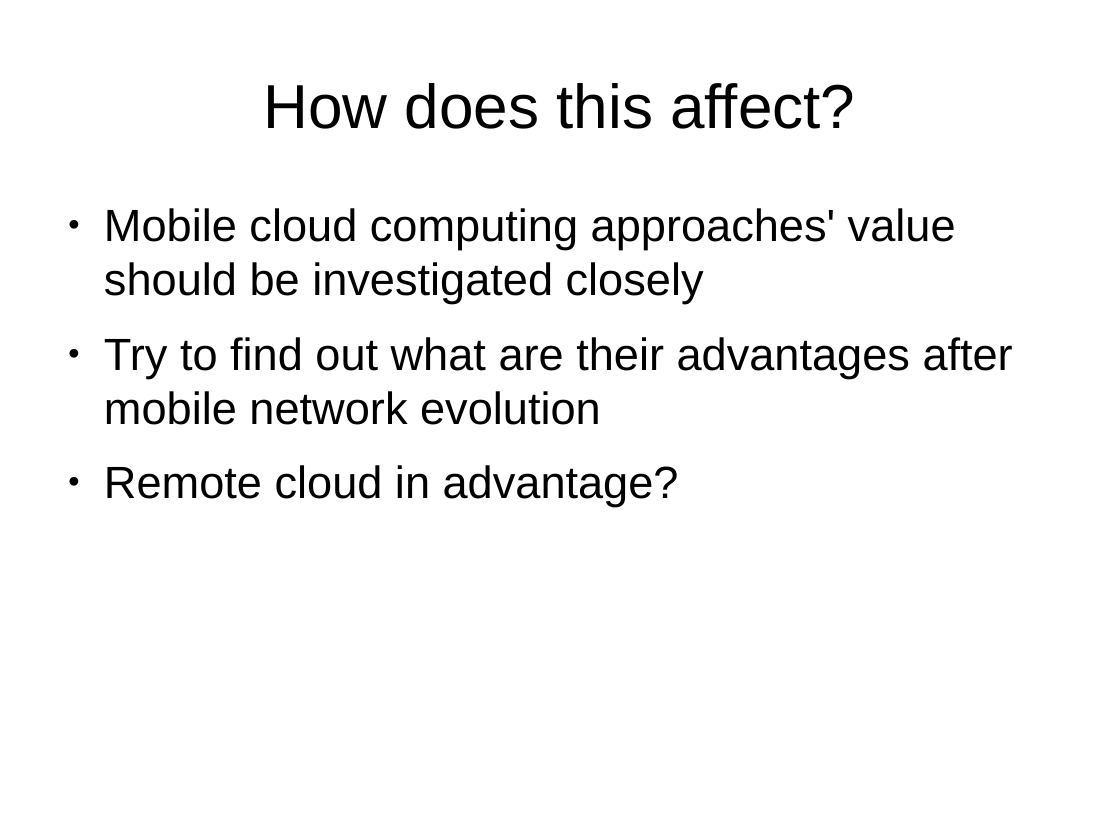
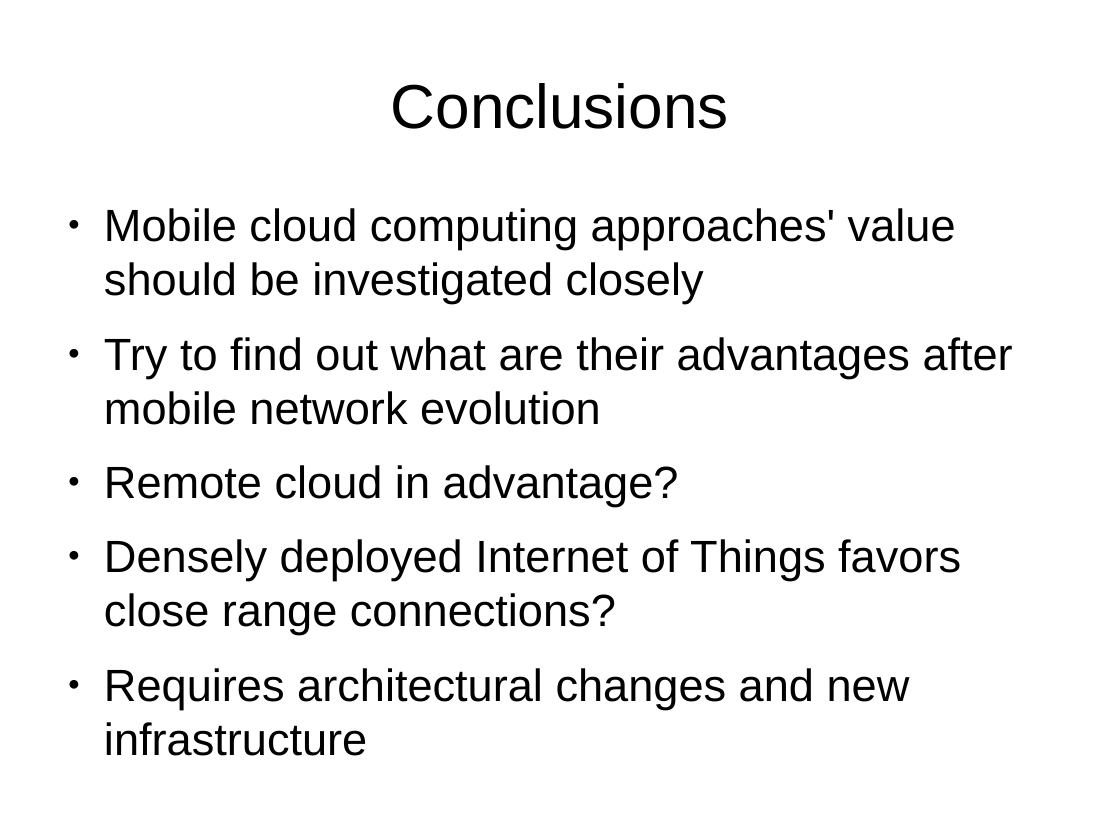
Before and after one commit to nipakoo/Mobile-Data-Analytics, a slide deck: slide 13 of presentation.odp (slide 10 before the commit). Drawn at 1120x840 pixels with LibreOffice and Linux fonts; fonts in the diff are those of the drawing. Boxes give left, top, right and bottom in pixels: in the first picture for what was removed or moved away, otherwise in the second. Text is boxed around its words. In the diff, an @@ line names an element or a change of style, - is before the commit and + after.

```diff
--- a/presentation.odp
+++ b/presentation.odp
@@ title at (391, 83, 729, 129): text changed @@
-How does this affect?
+Conclusions
@@ text at (104, 539, 961, 709): paragraphs added @@
+● Densely deployed Internet of Things favors close range connections?
+● Requires architectural changes and new infrastructure
```
Also in this commit, not shown: 1 other slide changed, 3 slides added, 1 slide removed, 1 other file.
